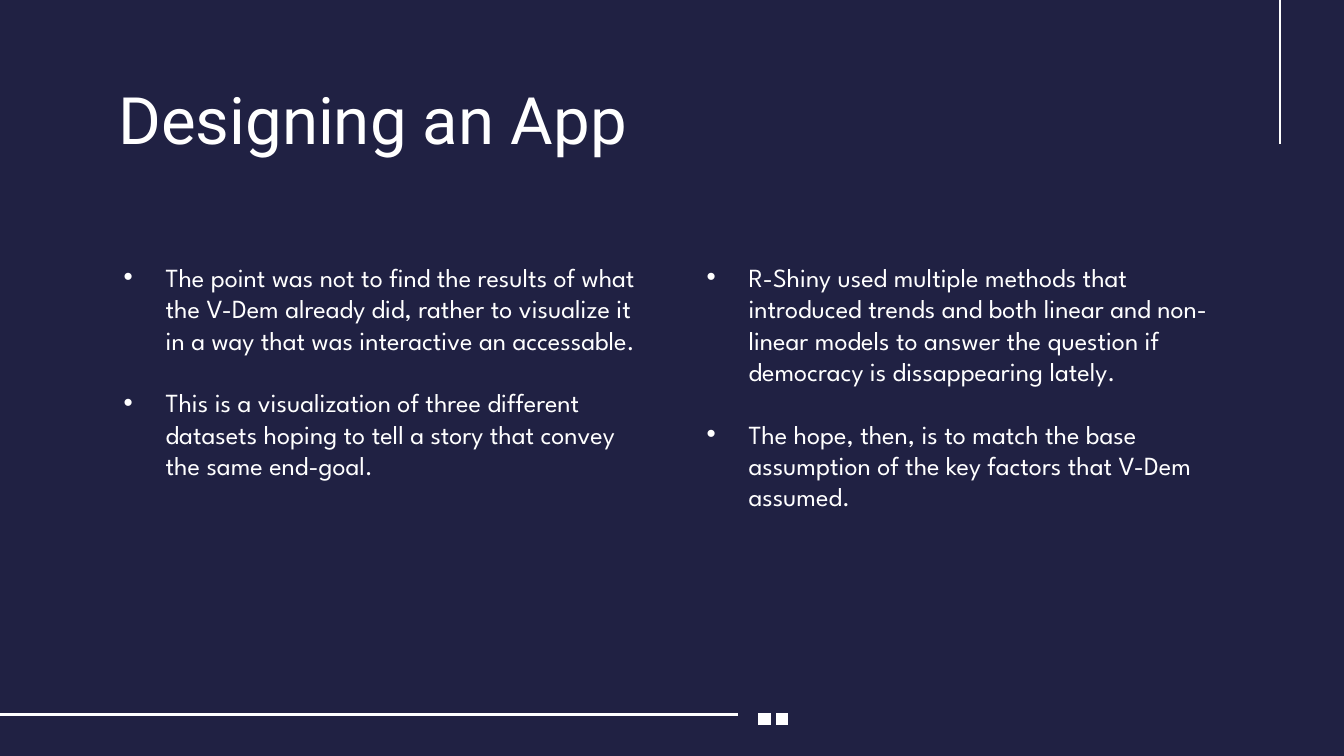
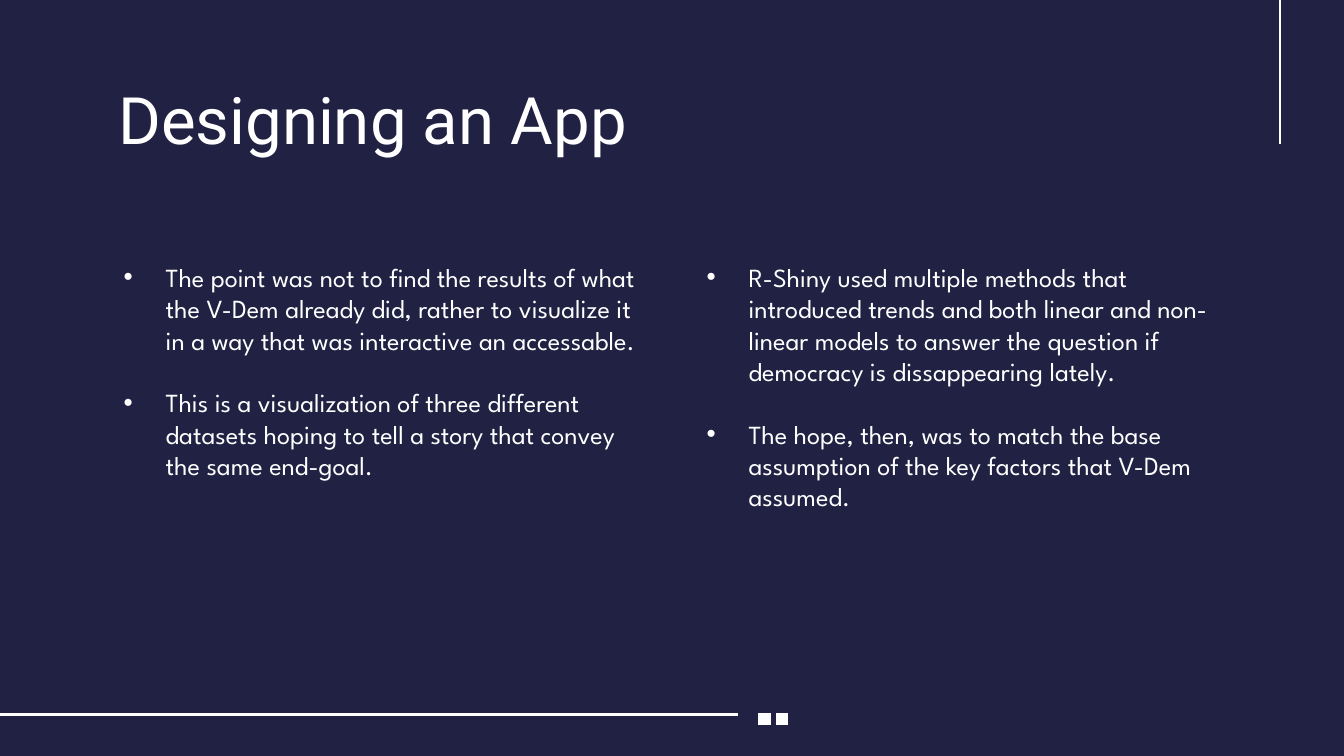
Before and after one commit to dimmediato/R_Project, a slide deck: slide 15 of PowerPoint/R_Project_Presentation.pptx. Drawn at 1344x756 pixels with LibreOffice and Linux fonts; fonts in the diff are those of the drawing; background and template pictures are left out. Boxes give left, top, right and bottom in pixels: in the first picture for what was removed or moved away, otherwise in the second. Text is boxed around its words. In the diff, an @@ line names an element or a change of style, - is before the commit and + after.

Commit message:
Adjusted the slides a bit
Presentation more aligns with app being shown later

```diff
--- a/PowerPoint/R_Project_Presentation.pptx
+++ b/PowerPoint/R_Project_Presentation.pptx
@@ subtitle at [749, 426, 1191, 507]: text changed @@
-• The hope, then, is to match the base assumption of the key factors that V-Dem assumed.
+• The hope, then, was to match the base assumption of the key factors that V-Dem assumed.
```
Also in this commit, not shown: 1 other file.
